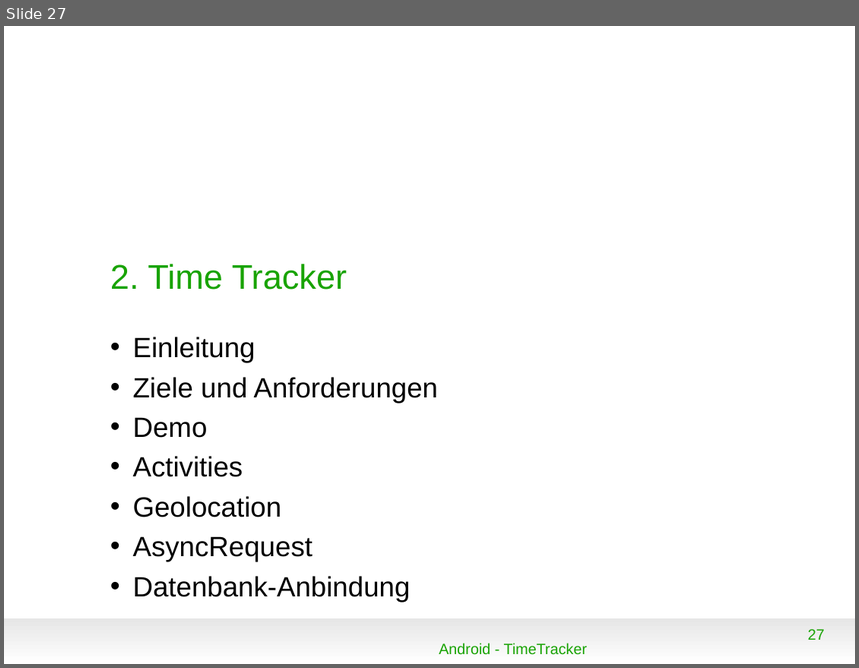
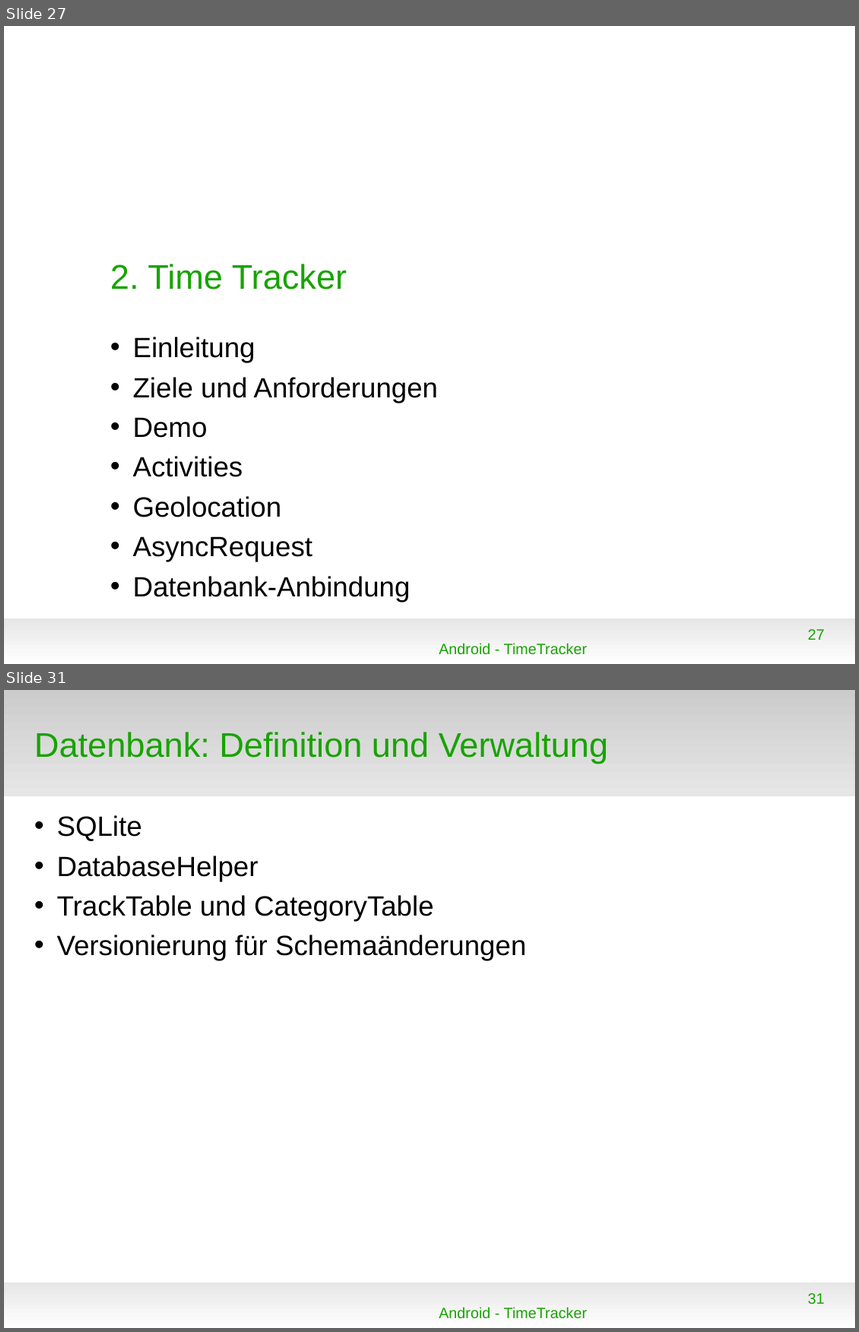
Before and after one commit to floriandrs/presentation, a slide deck: vortrag.odp. Shown one above the other, each under a label of ours: slide 27 before the commit, slides 27 and 31 after it; the slides between them are not shown. The pictures are 859x668 and 859x1332 pixels, drawn with LibreOffice and Linux fonts; fonts in the diff are those of the drawing; background and template pictures are left out. Boxes give left, top, right and bottom in pixels: in the first picture for what was removed or moved away, otherwise in the second. Text is boxed around its words. In the diff, an @@ line names an element or a change of style, - is before the commit and + after.

```diff
--- a/vortrag.odp
+++ b/vortrag.odp
@@ slide 31 added at [4,690,855,1328], background #FFFFFF; not listed: 1 template element that a slide beside it also shows @@
@@ rectangle added at [4,690,855,796], fill gradient #CCCCCC to #E6E6E6 @@
@@ title added at [34,732,608,763], 32 pt, text #18A303 @@
+Datenbank: Definition und Verwaltung
@@ text added at [57,815,526,961], 26 pt, text #000000 @@
+• SQLite
+• DatabaseHelper
+• TrackTable und CategoryTable
+• Versionierung für Schemaänderungen
@@ page number added at [808,1293,825,1304], 14 pt, text #18A303 @@
+31
@@ text added at [439,1307,588,1319], 14 pt, text #18A303 @@
+Android - TimeTracker
```
Also in this commit, not shown: 4 slides changed, 11 other slides added, 1 slide removed, 4 other files.
